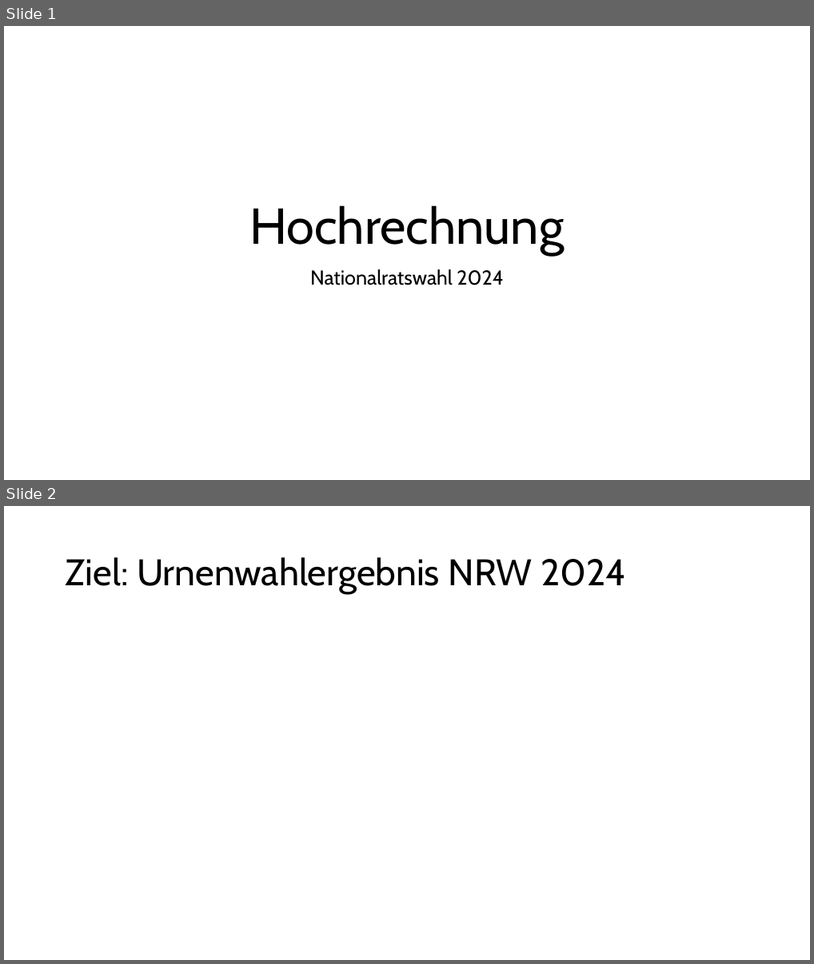
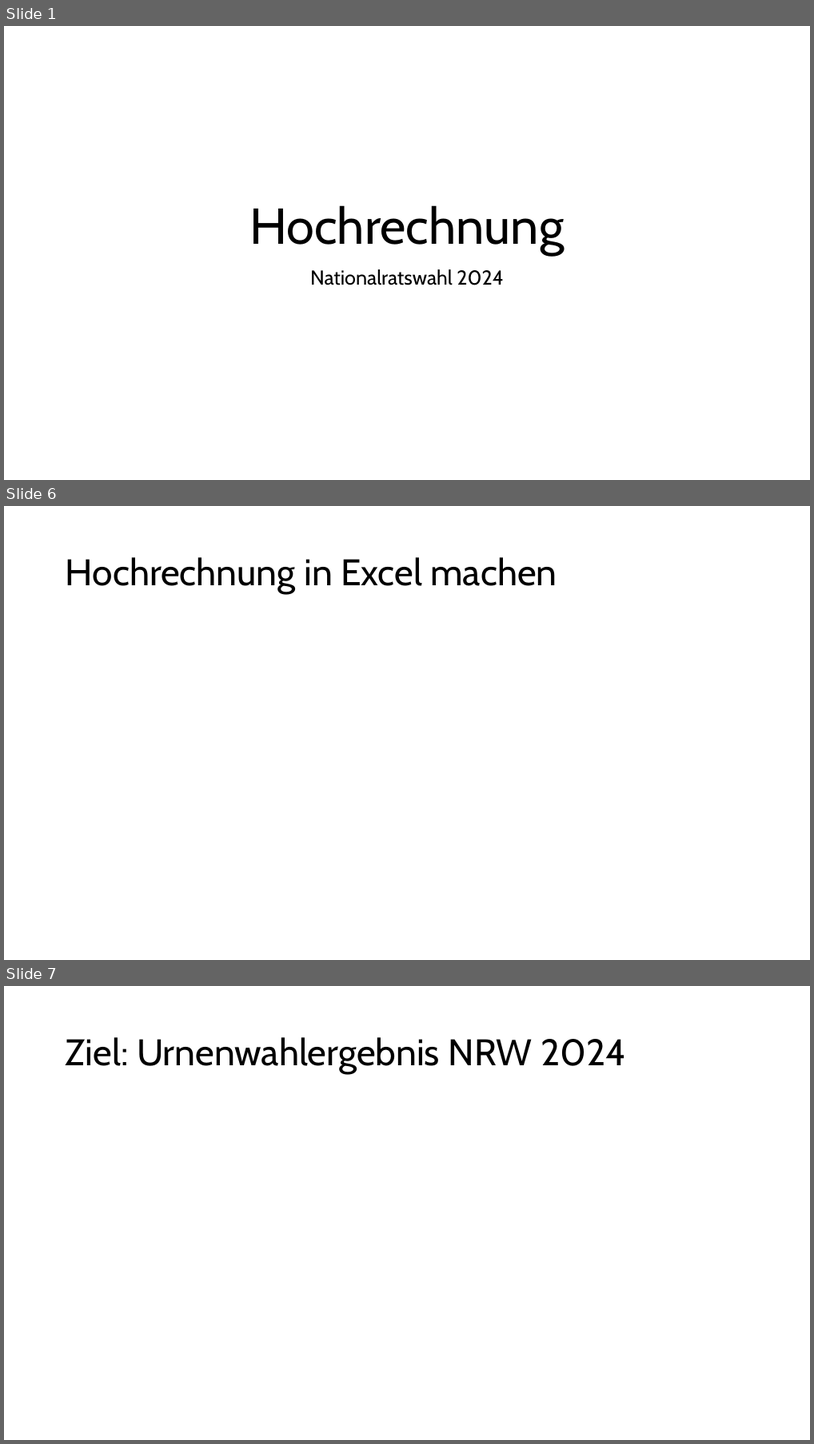
Before and after one commit to ClaraHimmelbauer/hirschwang-hochrechnung, a slide deck: report/presentation.pptx. Shown one above the other, each under a label of ours: slides 1 and 2 before the commit, slides 1, 6 and 7 after it; the slides between them are not shown. The pictures are 814x964 and 814x1444 pixels, drawn with LibreOffice and Linux fonts; fonts in the diff are those of the drawing. Boxes give left, top, right and bottom in pixels: in the first picture for what was removed or moved away, otherwise in the second. Text is boxed around its words. In the diff, an @@ line names an element or a change of style, - is before the commit and + after.

```diff
--- a/report/presentation.pptx
+++ b/report/presentation.pptx
@@ slide 6 added at (4,506,810,960), background #FFFFFF @@
@@ title added at (66,557,557,594), 44 pt, text #000000 @@
+Hochrechnung in Excel machen
@@ what was slide 2 is now slide 7 @@
```
Also in this commit, not shown: 6 other slides added, 1 slide removed, 10 other files.
